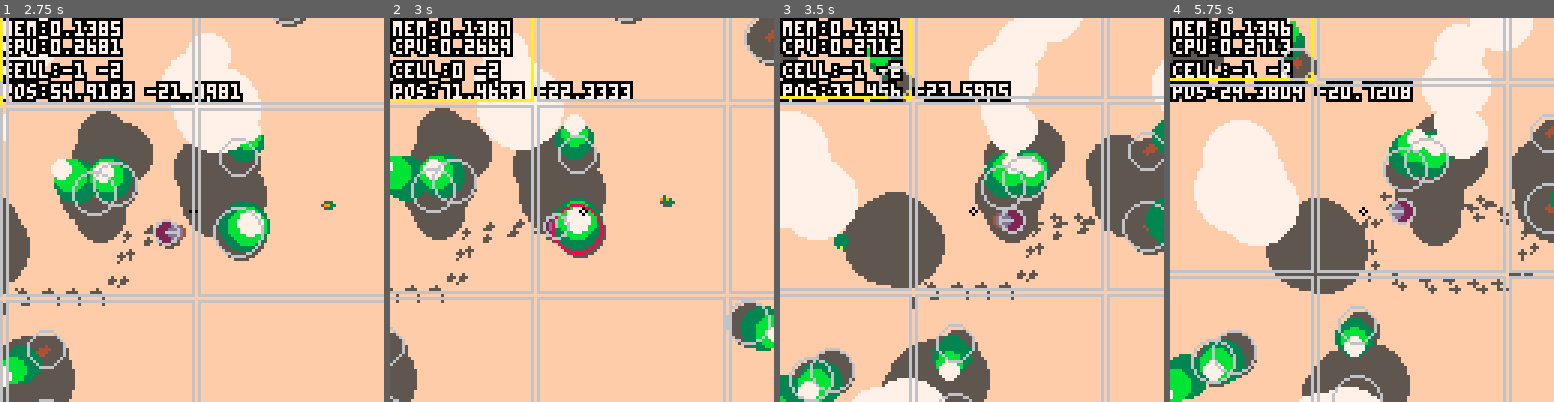
Above: before the commit, frames 1-4 (left to right).
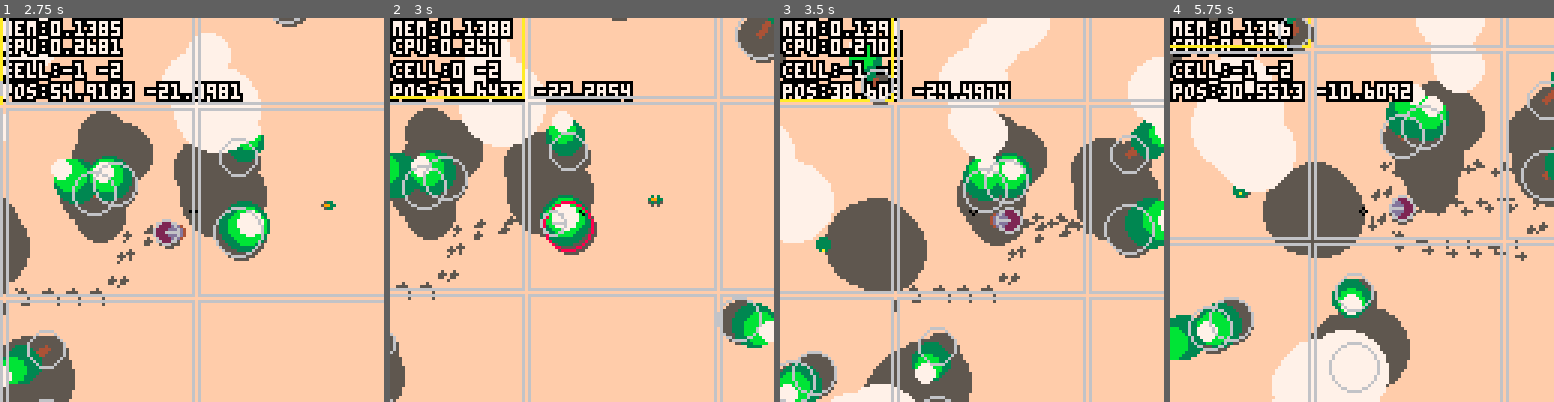
Above: after the commit, the same moments.

Repository: seleb/DuckDuckOnTheLoose
Game: PICO-8 cartridge forest.p8
Same seed, same stepped clock (60 frames per second), same inputs: the game is played once before the commit and once after it.
Inputs:
- Up to frame 1 (2.75 s): hold Right 1.6-2.1 s; hold Up 2.15-2.42 s; hold Right from 2.47 s (still down)
- Up to frame 2 (3 s): keep holding Right
- Up to frame 3 (3.5 s): release Right at 3.03 s; hold Left from 3.08 s (still down)
- Up to frame 4 (5.75 s): release Left at 3.58 s; hold Down 3.63-3.97 s; hold Right 4.02-4.68 s; hold Up 4.73-5.03 s; hold Left 5.08-5.68 s; hold Down from 5.73 s (still down)

Frame 1 is identical in both runs. In frame 2, 24% of the frame differs, in the area x 0-100%, y 0-100%; in frame 3, 36%; in frame 4, 45%.

Commit message:
smoother collision

Diff:
--- a/forest.p8
+++ b/forest.p8
@@ -370,7 +370,7 @@
   local l=v_len(d)
   if l < b.r then
    b.hit=true
-   p.v=v_add(p.v,v_mul(d,0.25))
+   p.v=v_add(p.v,v_div(d,l))
   else
    b.hit=false
   end
